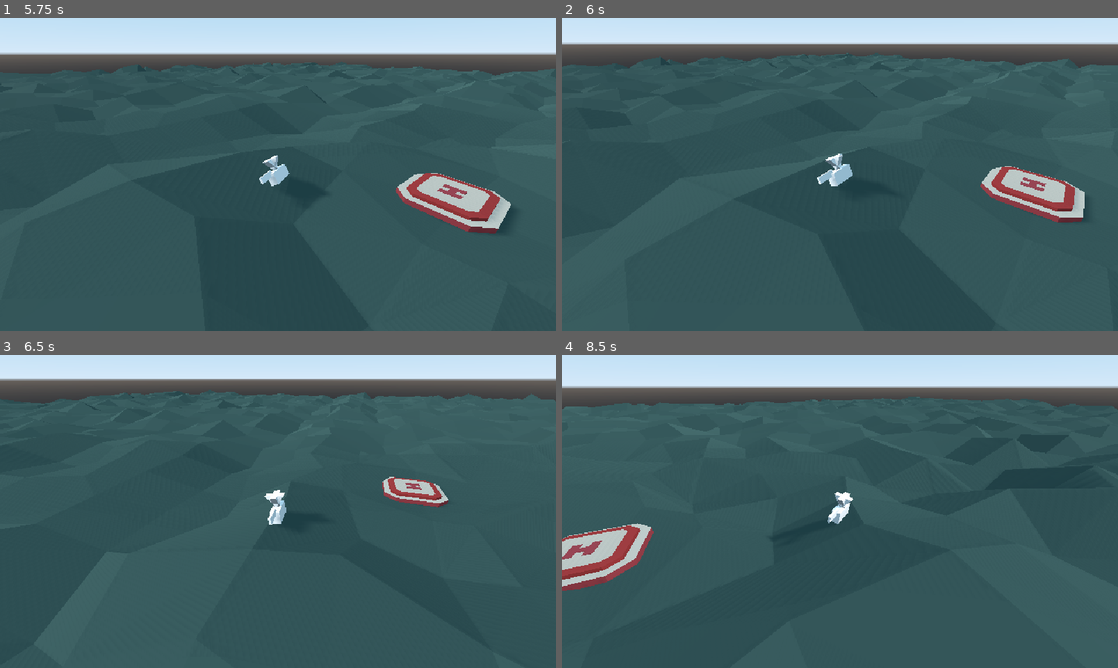
Above: before the commit, frames 1-4 (two rows, left to right).
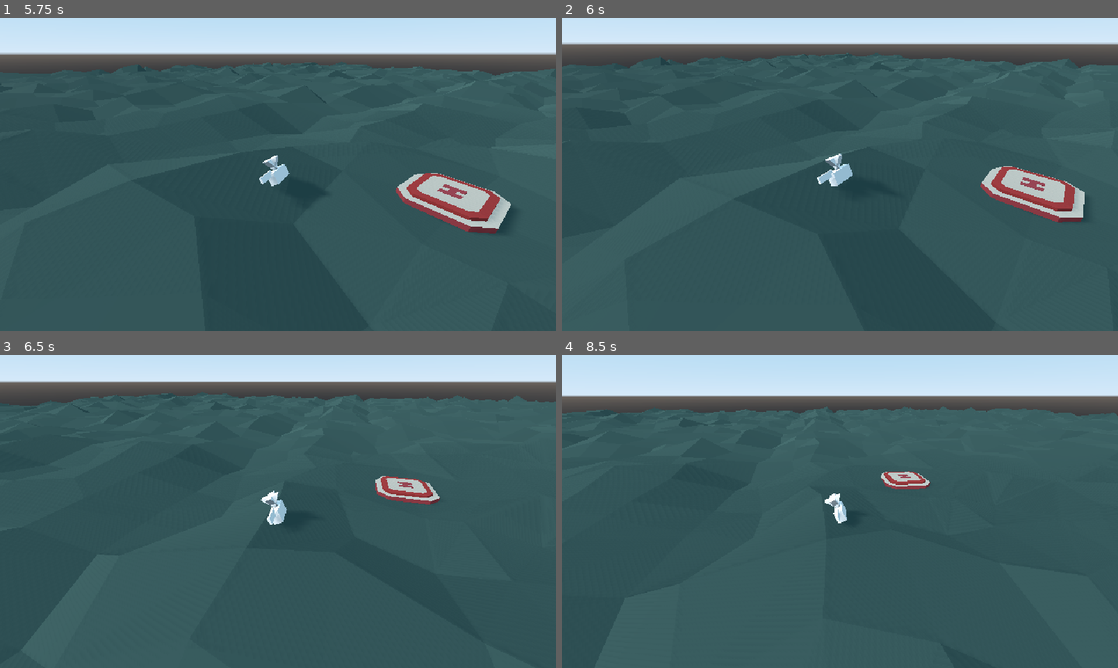
Above: after the commit, the same moments.

Repository: guilhermehto/chopper-rescue
Game: Godot game, scene res://interface/MainMenu.tscn
Two runs of this game, one before a commit and one after it. Both use one fixed random seed, a clock stepped at 60 frames per second and the inputs below.
Inputs:
- Up to frame 1 (5.75 s): click "Start" at 0.5 s; hold Right (cyclic_right) 1.28-2.03 s; hold S (collective_down) 2.03-2.78 s; hold Right (cyclic_right) 2.78-3.53 s; hold W (collective_up) 3.53-4.28 s; hold Left (cyclic_left) from 4.28 s (still down)
- Up to frame 2 (6 s): release Left (cyclic_left) at 5.78 s; hold S (collective_down) from 5.78 s (still down)
- Up to frame 3 (6.5 s): keep holding S (collective_down)
- Up to frame 4 (8.5 s): release S (collective_down) at 6.53 s; hold Right (cyclic_right) 6.53-7.28 s; hold W (collective_up) 7.28-8.03 s; hold Right (cyclic_right) from 8.03 s (still down)

Frame 1 is identical in both runs. In frame 2, less than 0.1% of the frame differs, in the area x 1-95%, y 11-66%; in frame 3, 2.5%; in frame 4, 10%, in the area x 0-100%, y 10-76%.

Commit message:
Add crash behavior

Diff:
--- a/entities/chopper/PhysicsChopper.gd
+++ b/entities/chopper/PhysicsChopper.gd
@@ -66,7 +66,10 @@
 func _check_fuel() -> void:
 	if fuel_time > 0:
 		return
+	_die()
 
+
+func _die() -> void:
 	dead = true
 	self.fuel_time = 0
 	timer.wait_time = died_signal_timer
@@ -81,3 +84,8 @@
 
 func _set_fuel_time(value: float) -> void:
 	fuel_time = clamp(value, 0, max_fuel_time)
+
+func _on_PhysicsChopper_body_entered(body: Node) -> void:
+	#This is broken if you're not moving forward or sideways
+	if linear_velocity.length() > 5:
+		_die()
--- a/entities/chopper/PhysicsChopper.tscn
+++ b/entities/chopper/PhysicsChopper.tscn
@@ -10,6 +10,8 @@
 [node name="PhysicsChopper" type="RigidBody"]
 mass = 500.0
 gravity_scale = 3.0
+contacts_reported = 1
+contact_monitor = true
 axis_lock_angular_x = true
 axis_lock_angular_z = true
 linear_damp = 2.0
@@ -31,4 +33,5 @@
 [node name="Timer" type="Timer" parent="."]
 one_shot = true
 
+[connection signal="body_entered" from="." to="." method="_on_PhysicsChopper_body_entered"]
 [connection signal="timeout" from="Timer" to="." method="_on_Timer_timeout"]
